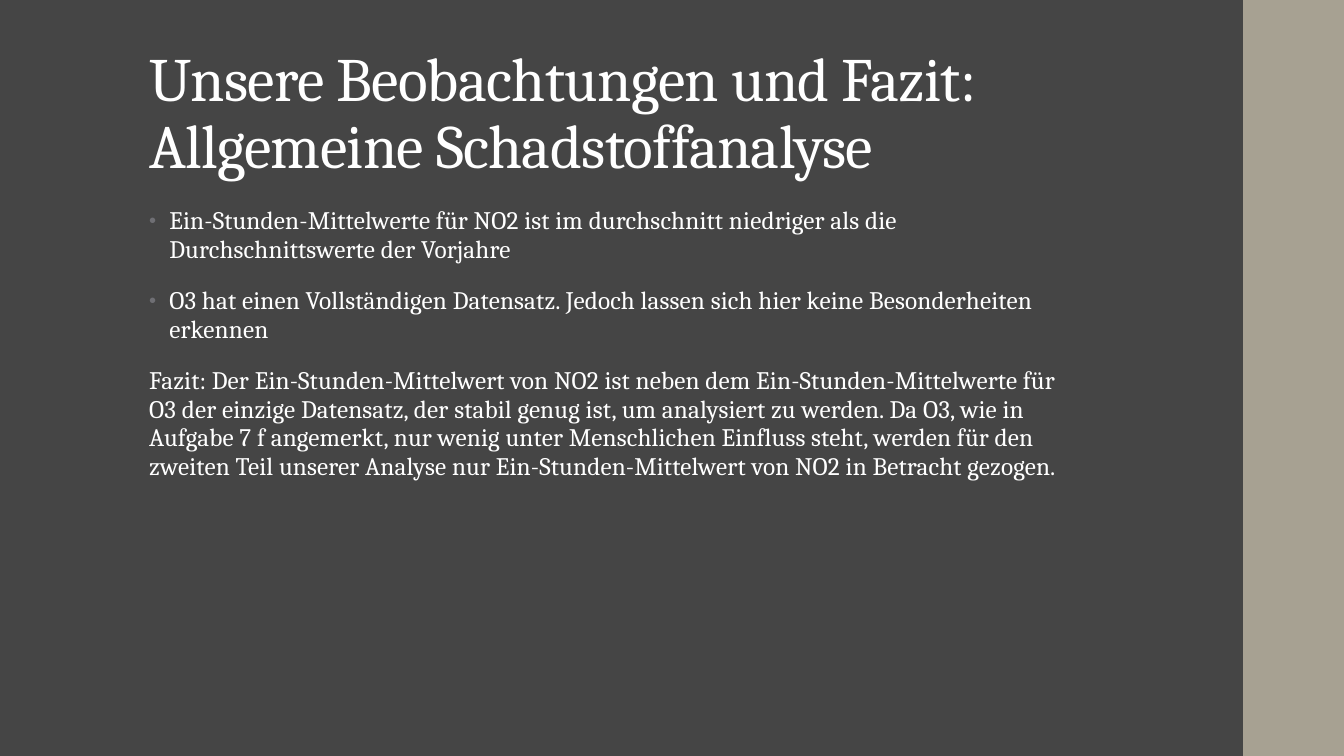
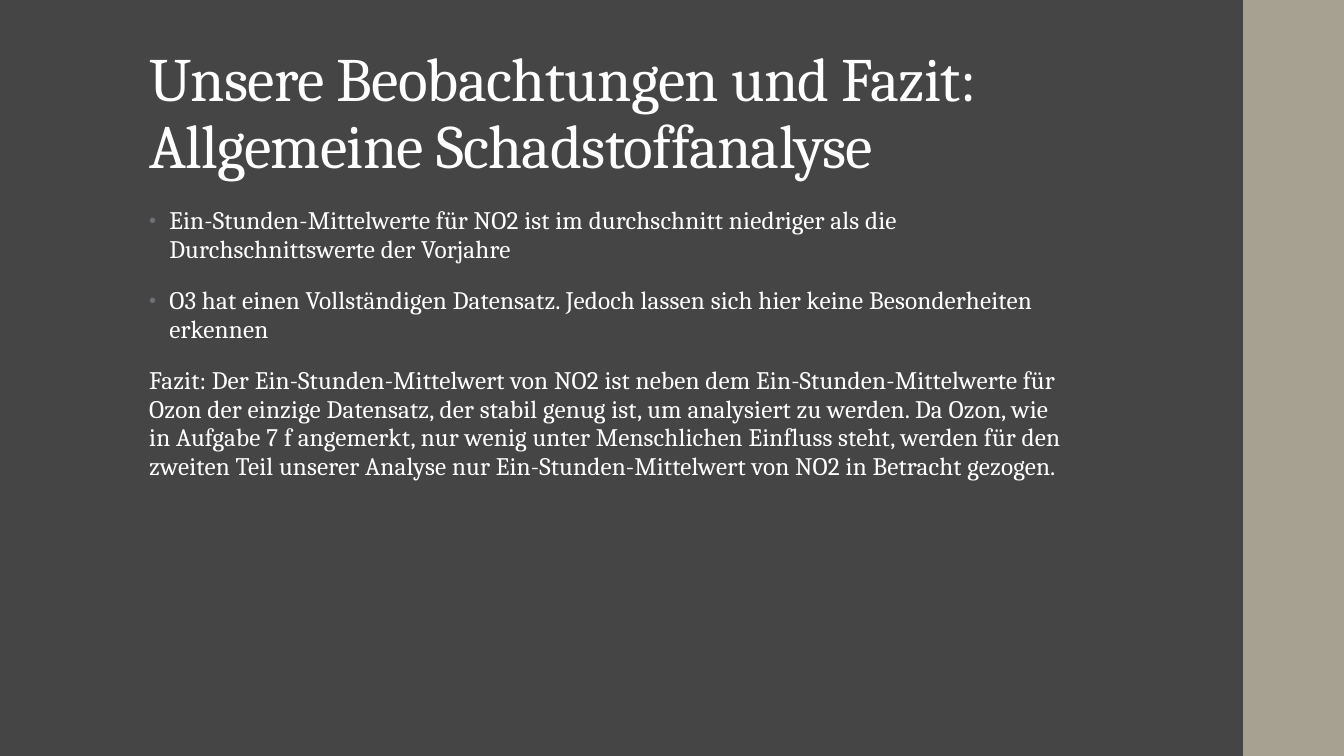
Before and after one commit to JFriedrich29/Studienarbeit-Data-Analytics, a slide deck: slide 17 of Abgabe/Abschlusspräsentation.pptx. Drawn at 1344x756 pixels with LibreOffice and Linux fonts; fonts in the diff are those of the drawing. Boxes give left, top, right and bottom in pixels: in the first picture for what was removed or moved away, otherwise in the second. Text is boxed around its words. In the diff, an @@ line names an element or a change of style, - is before the commit and + after.

```diff
--- a/Abgabe/Abschlusspräsentation.pptx
+++ b/Abgabe/Abschlusspräsentation.pptx
@@ text at bbox=[149, 371, 1061, 481]: text changed @@
-Fazit: Der Ein-Stunden-Mittelwert von NO2 ist neben dem Ein-Stunden-Mittelwerte für O3 der einzige Datensatz, der stabil genug ist, um analysiert zu werden. Da O3, wie in Aufgabe 7 f angemerkt, nur wenig unter Menschlichen Einfluss steht, werden für den zweiten Teil unserer Analyse nur Ein-Stunden-Mittelwert von NO2 in Betracht gezogen.
+Fazit: Der Ein-Stunden-Mittelwert von NO2 ist neben dem Ein-Stunden-Mittelwerte für Ozon der einzige Datensatz, der stabil genug ist, um analysiert zu werden. Da Ozon, wie in Aufgabe 7 f angemerkt, nur wenig unter Menschlichen Einfluss steht, werden für den zweiten Teil unserer Analyse nur Ein-Stunden-Mittelwert von NO2 in Betracht gezogen.
```
Also in this commit, not shown: 10 other slides changed, 1 other file.
